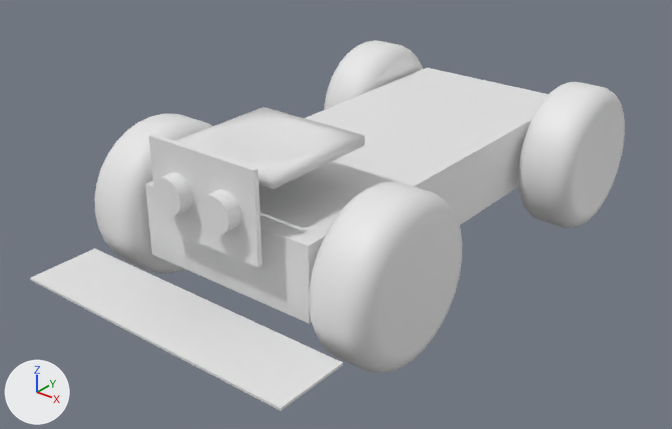
The Blender file godot/assets/picar.blend as it was, and as the next commit left it.
One viewpoint serves both versions: a 50 mm lens placed at (0.216, -0.23, 0.192), pointed at (-0.009, 0.051, 0.018). The axes (+X, +Y, +Z) are drawn at lower left. The lights are the same throughout. The older version comes first.

Names of what the first picture shows: 'boite', 'capteur_ligne', 'capteur_ultrasons', 'plaquette', 'roue_ar_d', 'roue_ar_g', 'roue_av_d', 'roue_av_g'.
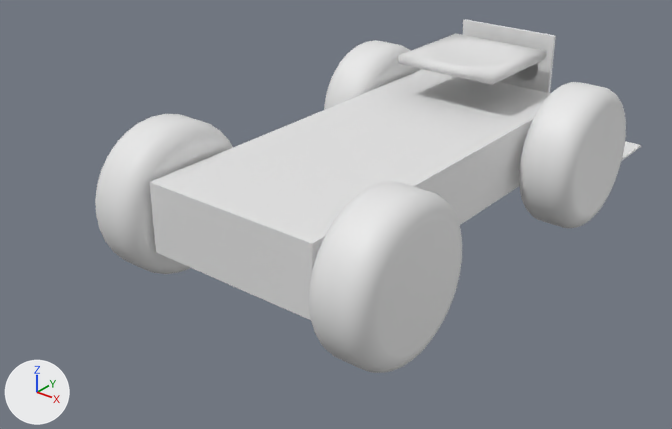
Pixel boxes [x1, y1, x2, y2] of what changed, in the pictures (672 x 429 px):
'boite', turned
    before: [145, 68, 549, 324]
    after: [149, 69, 551, 320]
'roue_ar_d', moved, turned
    both: [309, 182, 462, 373]
'capteur_ligne', moved, turned (mostly hidden afterwards)
    before: [30, 249, 343, 411]
    after: [622, 141, 641, 160]
'capteur_ultrasons', moved, turned
    before: [149, 134, 262, 267]
    after: [463, 19, 556, 93]
'plaquette', moved, turned
    before: [176, 107, 365, 189]
    after: [398, 34, 546, 85]
'roue_av_d', moved, turned
    before: [518, 82, 625, 228]
    after: [519, 82, 626, 229]
'roue_ar_g', moved, turned
    before: [95, 113, 212, 274]
    after: [95, 114, 233, 274]
'roue_av_g', moved, turned
    before: [324, 40, 423, 110]
    after: [324, 40, 422, 110]

The change in detail:
me_cube_002 is used by ob_boite; location (0.0, -0.025, 0.02).
me_cube_002 had 8 vertices, 6 faces and spanned x -0.04..0.04, y 0.0..0.19, z 0.0..0.03.
me_cube_002 now has 8 vertices, 6 faces and spans x -0.04..0.04, y -0.167..0.023, z 0.02..0.05.
me_cube_002 part 1: the whole mesh is moved by (0.0, -0.167, 0.02).
In object 'roue_ar_g' (ob_roue_ar_g), matrix_parent_inverse goes from Matrix(((1.0, 0.0, 0.0, 0.0), (0.0, 1.0, 0.0, 0.025), (0.0, 0.0, 1.0, -0.02), (0.0, 0.0, 0.0, 1.0))) to Matrix(((-1.0, 0.0, 0.0, 0.0), (0.0, -1.0, 0.0, 0.0), (0.0, 0.0, 1.0, 0.0), (0.0, 0.0, 0.0, 1.0))).
Object 'roue_ar_g' (ob_roue_ar_g) moves from (-0.0555, 0.0, 0.0325) to (-0.055, 0.0, 0.0325).
In object 'roue_ar_d' (ob_roue_ar_d), matrix_parent_inverse goes from Matrix(((1.0, 0.0, 0.0, 0.0), (0.0, 1.0, 0.0, 0.025), (0.0, 0.0, 1.0, -0.02), (0.0, 0.0, 0.0, 1.0))) to Matrix(((-1.0, 0.0, 0.0, 0.0), (0.0, -1.0, 0.0, 0.0), (0.0, 0.0, 1.0, 0.0), (0.0, 0.0, 0.0, 1.0))).
In object 'roue_av_g' (ob_roue_av_g), matrix_parent_inverse goes from Matrix(((1.0, 0.0, 0.0, 0.0), (0.0, 1.0, 0.0, 0.025), (0.0, 0.0, 1.0, -0.02), (0.0, 0.0, 0.0, 1.0))) to Matrix(((-1.0, 0.0, 0.0, 0.0), (0.0, -1.0, 0.0, 0.0), (0.0, 0.0, 1.0, 0.0), (0.0, 0.0, 0.0, 1.0))).
In object 'roue_av_d' (ob_roue_av_d), matrix_parent_inverse goes from Matrix(((1.0, 0.0, 0.0, 0.0), (0.0, 1.0, 0.0, 0.025), (0.0, 0.0, 1.0, -0.02), (0.0, 0.0, 0.0, 1.0))) to Matrix(((-1.0, 0.0, 0.0, 0.0), (0.0, -1.0, 0.0, 0.0), (0.0, 0.0, 1.0, 0.0), (0.0, 0.0, 0.0, 1.0))).
Object 'roue_av_d' (ob_roue_av_d) moves from (0.055, 0.142, 0.0325) to (0.0555, 0.142, 0.0325).
Object 'boite' (ob_boite) moves from (0.0, -0.025, 0.02) to (0.0, 0.0, 0.0).
Object 'boite' (ob_boite) turns from (0, 0, 0) to (0, 0, 180) degrees about x, y and z.
In object 'capteur_ligne' (ob_capteur_ligne), matrix_parent_inverse goes from Matrix(((1.0, 0.0, 0.0, 0.0), (0.0, 1.0, 0.0, 0.025), (0.0, 0.0, 1.0, -0.02), (0.0, 0.0, 0.0, 1.0))) to Matrix(((-1.0, 0.0, 0.0, 0.0), (0.0, -1.0, 0.0, 0.0), (0.0, 0.0, 1.0, 0.0), (0.0, 0.0, 0.0, 1.0))).
Object 'capteur_ligne' (ob_capteur_ligne) moves from (0.0, -0.05, 0.0188) to (0.0, 0.192, 0.0188).
In object 'capteur_ultrasons' (ob_capteur_ultrasons), matrix_parent_inverse goes from Matrix(((1.0, 0.0, 0.0, 0.0), (0.0, 1.0, 0.0, 0.025), (0.0, 0.0, 1.0, -0.02), (0.0, 0.0, 0.0, 1.0))) to Matrix(((-1.0, 0.0, 0.0, 0.0), (0.0, -1.0, 0.0, 0.0), (0.0, 0.0, 1.0, 0.0), (0.0, 0.0, 0.0, 1.0))).
Object 'capteur_ultrasons' (ob_capteur_ultrasons) moves from (0.0, -0.0325, 0.058) to (0.0, 0.174, 0.058).
Object 'capteur_ultrasons' (ob_capteur_ultrasons) turns from (0, 0, 0) to (0, 0, -180) degrees about x, y and z.
In object 'plaquette' (ob_plaquette), matrix_parent_inverse goes from Matrix(((1.0, 0.0, 0.0, 0.0), (0.0, 1.0, 0.0, 0.025), (0.0, 0.0, 1.0, -0.02), (0.0, 0.0, 0.0, 1.0))) to Matrix(((-1.0, 0.0, 0.0, 0.0), (0.0, -1.0, 0.0, 0.0), (0.0, 0.0, 1.0, 0.0), (0.0, 0.0, 0.0, 1.0))).
Object 'plaquette' (ob_plaquette) moves from (0.0, 0.0, 0.066) to (0.0, 0.142, 0.066).
